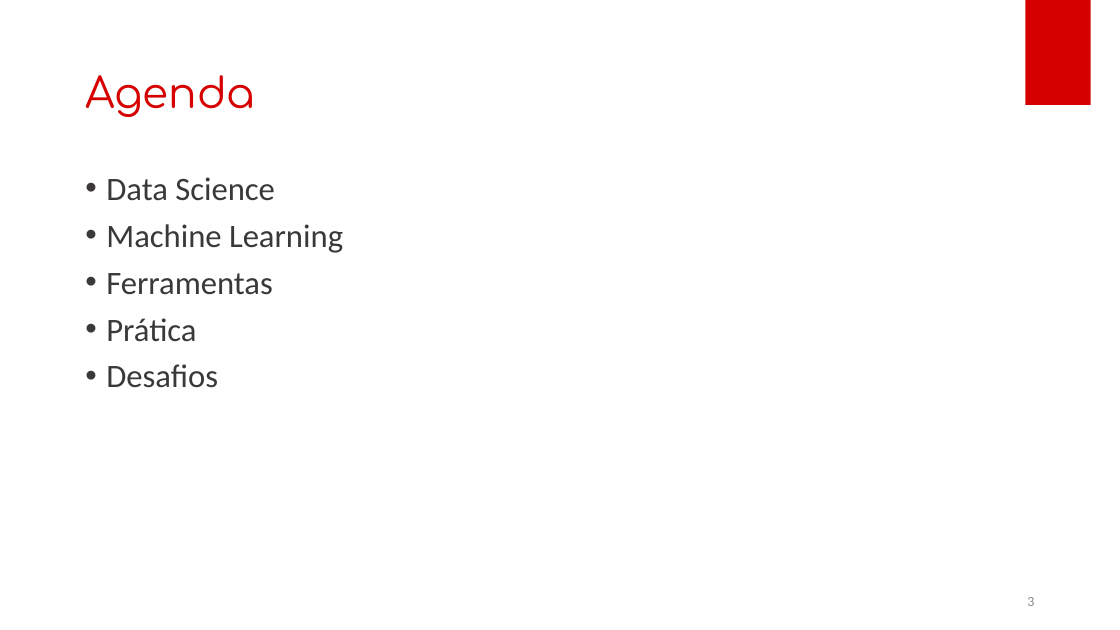
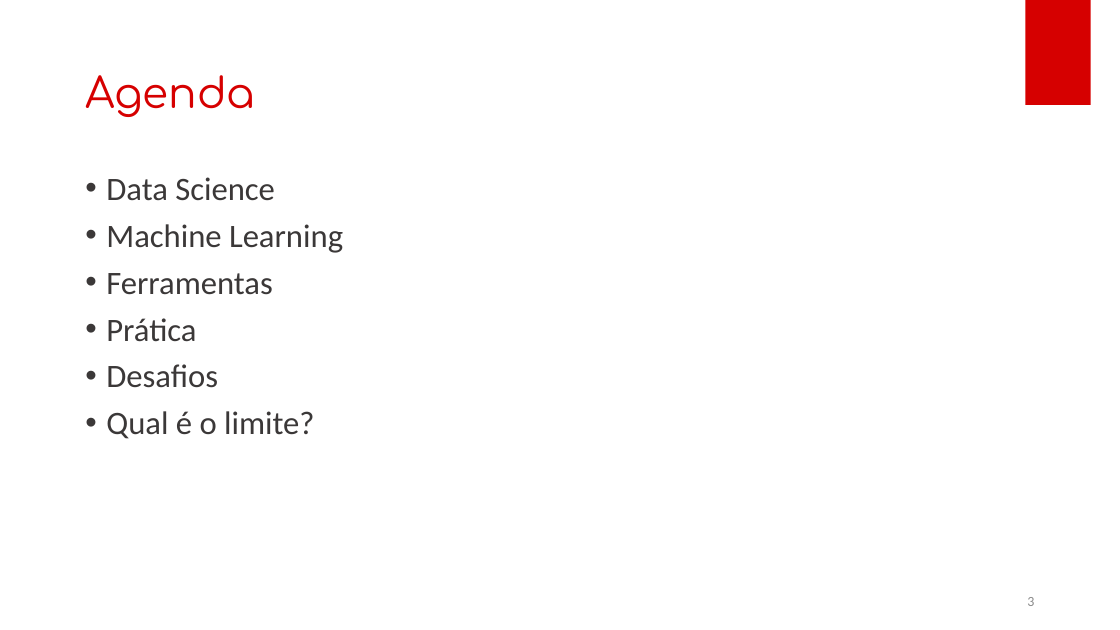
Before and after one commit to weslleiheckler/ChurnPrediction, a slide deck: slide 3 of DataScience.pptx. Drawn at 1120x630 pixels with LibreOffice and Linux fonts; fonts in the diff are those of the drawing; background and template pictures are left out. Boxes give left, top, right and bottom in pixels: in the first picture for what was removed or moved away, otherwise in the second. Text is boxed around its words. In the diff, an @@ line names an element or a change of style, - is before the commit and + after.

```diff
--- a/DataScience.pptx
+++ b/DataScience.pptx
@@ text at [106,411,314,439]: paragraph added @@
+• Qual é o limite?
```
Also in this commit, not shown: 4 other slides changed, 3 slides added, 1 slide removed, 2 other files.
